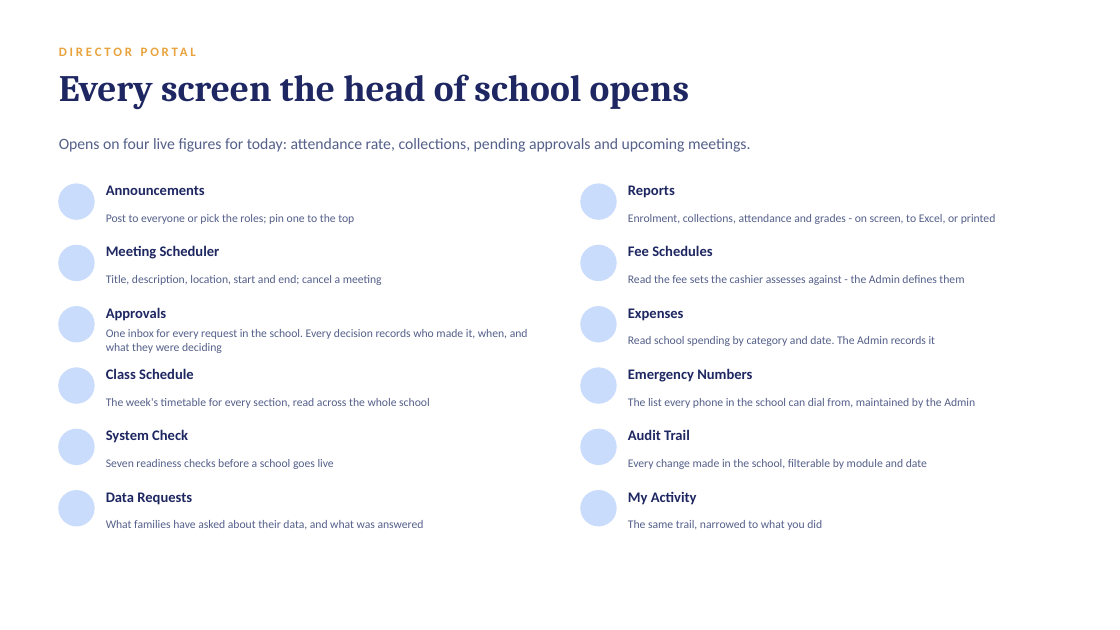
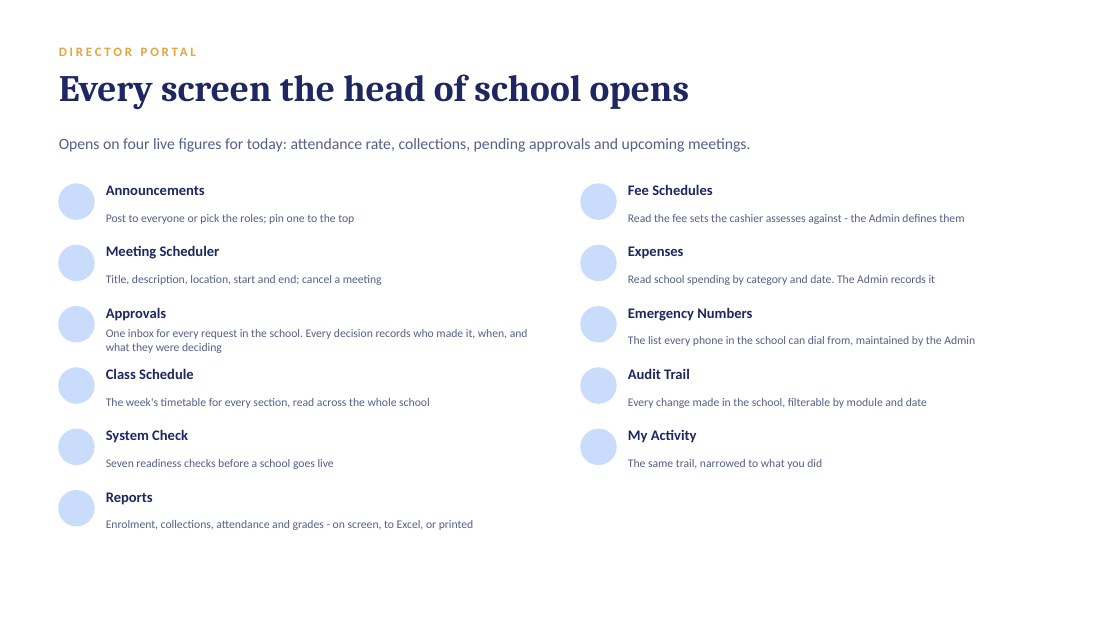
Before and after one commit to jcem0615-rgb/School-saas, a slide deck: slide 4 of marketing/LogicClass-Demo.pptx. Drawn at 1120x630 pixels with LibreOffice and Linux fonts; fonts in the diff are those of the drawing; background and template pictures are left out. Boxes give left, top, right and bottom in pixels: in the first picture for what was removed or moved away, otherwise in the second. Text is boxed around its words. In the diff, an @@ line names an element or a change of style, - is before the commit and + after.

```diff
--- a/marketing/LogicClass-Demo.pptx
+++ b/marketing/LogicClass-Demo.pptx
@@ 8 texts: place and size @@
-8 texts at [628, 245, 964, 530]
+8 texts at [628, 184, 964, 469]
@@ text removed at [628, 185, 675, 198] @@
-Reports
@@ text removed at [628, 214, 996, 224] @@
-Enrolment, collections, attendance and grades - on screen, to Excel, or printed
@@ text added at [628, 336, 975, 346], 10 pt, text #55608A @@
+The list every phone in the school can dial from, maintained by the Admin
@@ text at [628, 398, 927, 408]: text changed @@
-The list every phone in the school can dial from, maintained by the Admin
+Every change made in the school, filterable by module and date
@@ text removed at [628, 459, 927, 469] @@
-Every change made in the school, filterable by module and date
@@ text at [106, 492, 153, 505]: text changed @@
-Data Requests
+Reports
@@ ellipse removed at [581, 491, 617, 526] @@
@@ text at [106, 520, 474, 530]: text changed @@
-What families have asked about their data, and what was answered
+Enrolment, collections, attendance and grades - on screen, to Excel, or printed
```
Also in this commit, not shown: 4 other slides changed, 40 other files.
